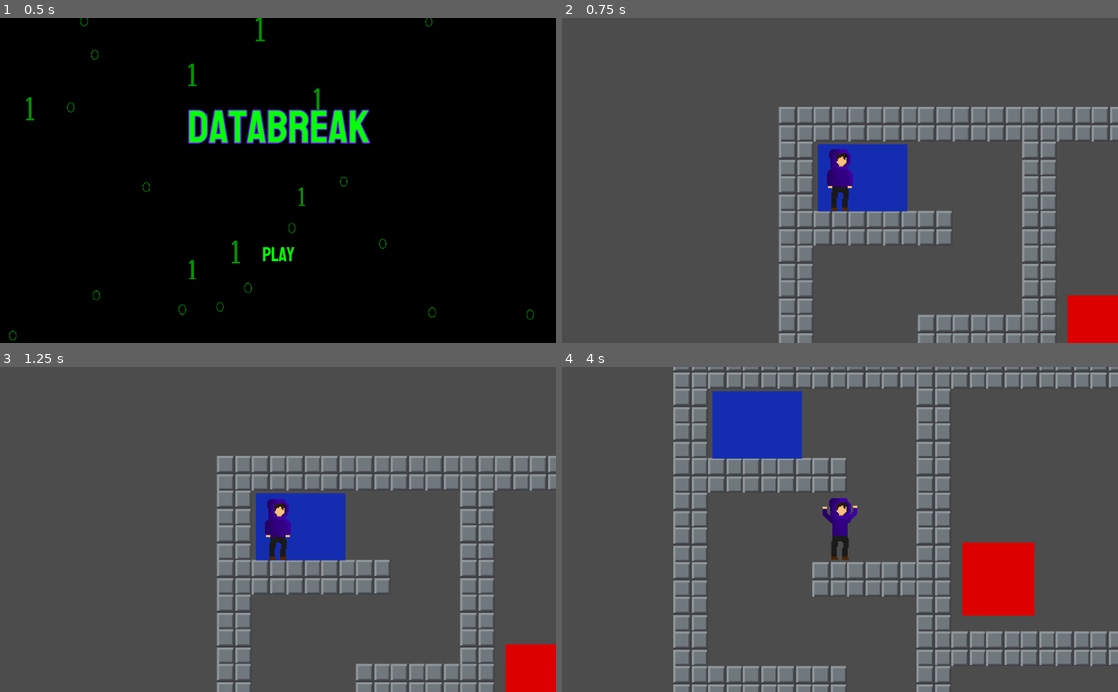
Above: before the commit, frames 1-4 (two rows, left to right).
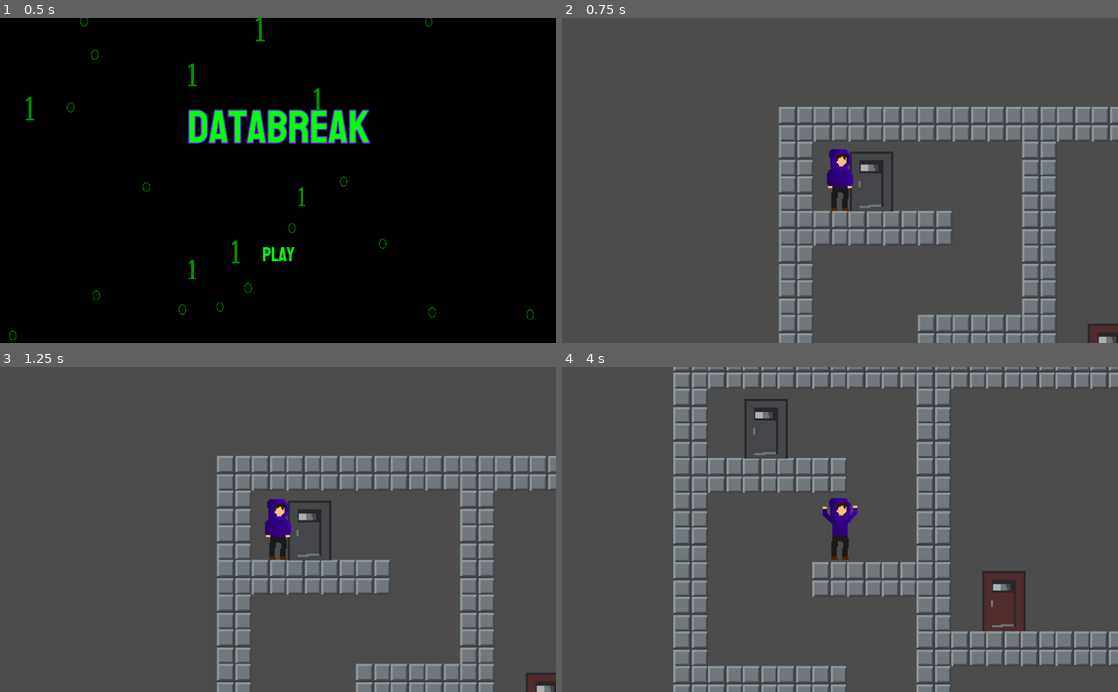
Above: after the commit, the same moments.

Repository: ncbarber/final-Databreak
Game: Godot game, scene res://ScreenStart/ScreenStart.tscn
Two runs of this game, one before a commit and one after it. Both use one fixed random seed, a clock stepped at 60 frames per second and the inputs below.
Inputs:
- Up to frame 1 (0.5 s): no input
- Up to frame 2 (0.75 s): click "Play" at 0.5 s
- Up to frame 3 (1.25 s): no input
- Up to frame 4 (4 s): tap Enter at 1.25 s; hold Right (move_right) 1.28-2.78 s; tap Space (jump) at 1.52, 2.27, 3.77 s; hold Left (move_left) 2.78-3.53 s; hold Right (move_right) from 3.53 s (still down)

Frame 1 is identical in both runs. In frame 2, 4.1% of the frame differs, in the area x 46-100%, y 38-100%; in frame 3, 4.1%; in frame 4, 6.7%, in the area x 27-85%, y 7-82%.

Commit message:
Change the colored areas to doors for all levels

Diff:
--- a/project/Level/Rooms/RoomFour/RoomFour.tscn
+++ b/project/Level/Rooms/RoomFour/RoomFour.tscn
@@ -1,8 +1,10 @@
-[gd_scene load_steps=13 format=2]
+[gd_scene load_steps=15 format=2]
 
 [ext_resource path="res://Level/planetMid.png" type="Texture" id=1]
 [ext_resource path="res://Level/Rooms/RoomFour/RoomFour.gd" type="Script" id=2]
 [ext_resource path="res://Level/Databreak_LevelBlocks.png" type="Texture" id=3]
+[ext_resource path="res://Level/Databreat_LevelDoor1.png" type="Texture" id=4]
+[ext_resource path="res://Level/Databreat_LevelDoor2.png" type="Texture" id=5]
 
 [sub_resource type="ConvexPolygonShape2D" id=1]
 points = PoolVector2Array( 0, 0, 128, 0, 128, 128, 0, 128 )
@@ -157,10 +159,10 @@
 5/z_index = 0
 
 [sub_resource type="RectangleShape2D" id=8]
-extents = Vector2( 164.09, 130.314 )
+extents = Vector2( 83.1812, 111.413 )
 
 [sub_resource type="RectangleShape2D" id=9]
-extents = Vector2( 136.209, 134.254 )
+extents = Vector2( 82.2354, 109.044 )
 
 [node name="RoomFour" type="Node2D"]
 script = ExtResource( 2 )
@@ -172,36 +174,26 @@
 format = 1
 tile_data = PoolIntArray( -393217, 2, 0, -458752, 2, 0, -458751, 2, 0, -458750, 2, 0, -458749, 2, 0, -458748, 2, 0, -45 …(2397 unchanged characters)…
 
-[node name="Spawn" type="ColorRect" parent="."]
-margin_left = 15.1821
-margin_top = -757.746
-margin_right = 344.182
-margin_bottom = -510.746
-color = Color( 0.0823529, 0.180392, 0.694118, 1 )
-__meta__ = {
-"_edit_use_anchors_": false
-}
+[node name="Spawn" type="Sprite" parent="."]
+position = Vector2( 212.595, -639.016 )
+texture = ExtResource( 4 )
 
 [node name="SpawnArea" type="Area2D" parent="Spawn"]
 position = Vector2( 160, 126.253 )
 
 [node name="SpawnCollision" type="CollisionShape2D" parent="Spawn/SpawnArea"]
+position = Vector2( -158.846, -109.457 )
 shape = SubResource( 8 )
 
-[node name="Door" type="ColorRect" parent="."]
-margin_left = 935.182
-margin_top = -200.492
-margin_right = 1200.18
-margin_bottom = 68.5077
-color = Color( 0.870588, 0, 0, 1 )
-__meta__ = {
-"_edit_use_anchors_": false
-}
+[node name="Door" type="Sprite" parent="."]
+position = Vector2( 1088.95, -3.3289 )
+texture = ExtResource( 5 )
 
 [node name="DoorArea" type="Area2D" parent="Door"]
 position = Vector2( 128.262, 141.493 )
 
 [node name="DoorCollision" type="CollisionShape2D" parent="Door/DoorArea"]
+position = Vector2( -125.405, -123.817 )
 shape = SubResource( 9 )
 
 [connection signal="body_entered" from="Spawn/SpawnArea" to="." method="_on_SpawnArea_body_entered"]
--- a/project/Level/Rooms/RoomOne/RoomOne.tscn
+++ b/project/Level/Rooms/RoomOne/RoomOne.tscn
@@ -1,7 +1,9 @@
-[gd_scene load_steps=11 format=2]
+[gd_scene load_steps=13 format=2]
 
+[ext_resource path="res://Level/Databreat_LevelDoor1.png" type="Texture" id=1]
 [ext_resource path="res://Level/Rooms/RoomOne/RoomOne.gd" type="Script" id=2]
 [ext_resource path="res://Level/Databreak_LevelBlocks.png" type="Texture" id=3]
+[ext_resource path="res://Level/Databreat_LevelDoor2.png" type="Texture" id=4]
 
 [sub_resource type="ConvexPolygonShape2D" id=2]
 points = PoolVector2Array( 0, 0, 128, 0, 128, 128, 0, 128 )
@@ -126,10 +128,10 @@
 5/z_index = 0
 
 [sub_resource type="RectangleShape2D" id=8]
-extents = Vector2( 164.09, 130.314 )
+extents = Vector2( 84.7624, 115.04 )
 
 [sub_resource type="RectangleShape2D" id=9]
-extents = Vector2( 136.209, 134.254 )
+extents = Vector2( 84.1011, 114.289 )
 
 [node name="RoomOne" type="Node2D"]
 script = ExtResource( 2 )
@@ -141,36 +143,26 @@
 format = 1
 tile_data = PoolIntArray( -393217, 1, 0, -458752, 1, 0, -458751, 1, 0, -458750, 1, 0, -458749, 1, 0, -458748, 1, 0, -45 …(2648 unchanged characters)…
 
-[node name="Spawn" type="ColorRect" parent="."]
-margin_left = 71.1821
-margin_top = 730.254
-margin_right = 400.182
-margin_bottom = 977.254
-color = Color( 0.0823529, 0.180392, 0.694118, 1 )
-__meta__ = {
-"_edit_use_anchors_": false
-}
+[node name="Spawn" type="Sprite" parent="."]
+position = Vector2( 199.657, 899.769 )
+texture = ExtResource( 1 )
 
 [node name="SpawnArea" type="Area2D" parent="Spawn"]
 position = Vector2( 160, 126.253 )
 
 [node name="SpawnCollision" type="CollisionShape2D" parent="Spawn/SpawnArea"]
+position = Vector2( -161.817, -106.38 )
 shape = SubResource( 8 )
 
-[node name="Door" type="ColorRect" parent="."]
-margin_left = 71.1821
-margin_top = -224.492
-margin_right = 336.182
-margin_bottom = 44.5077
-color = Color( 0.870588, 0, 0, 1 )
-__meta__ = {
-"_edit_use_anchors_": false
-}
+[node name="Door" type="Sprite" parent="."]
+position = Vector2( 193.482, 1.07033 )
+texture = ExtResource( 4 )
 
 [node name="DoorArea" type="Area2D" parent="Door"]
 position = Vector2( 128.262, 141.493 )
 
 [node name="DoorCollision" type="CollisionShape2D" parent="Door/DoorArea"]
+position = Vector2( -132.936, -120.208 )
 shape = SubResource( 9 )
 
 [connection signal="body_entered" from="Spawn/SpawnArea" to="." method="_on_SpawnArea_body_entered"]
--- a/project/Level/Rooms/RoomThree/RoomThree.tscn
+++ b/project/Level/Rooms/RoomThree/RoomThree.tscn
@@ -1,8 +1,10 @@
-[gd_scene load_steps=14 format=2]
+[gd_scene load_steps=16 format=2]
 
 [ext_resource path="res://Level/planetMid.png" type="Texture" id=1]
 [ext_resource path="res://Level/Rooms/RoomThree/RoomThree.gd" type="Script" id=2]
 [ext_resource path="res://Level/Databreak_LevelBlocks.png" type="Texture" id=3]
+[ext_resource path="res://Level/Databreat_LevelDoor1.png" type="Texture" id=4]
+[ext_resource path="res://Level/Databreat_LevelDoor2.png" type="Texture" id=5]
 
 [sub_resource type="ConvexPolygonShape2D" id=1]
 points = PoolVector2Array( 0, 0, 128, 0, 128, 128, 0, 128 )
@@ -167,10 +169,10 @@
 5/z_index = 0
 
 [sub_resource type="RectangleShape2D" id=9]
-extents = Vector2( 164.09, 130.314 )
+extents = Vector2( 82.7549, 110.16 )
 
 [sub_resource type="RectangleShape2D" id=10]
-extents = Vector2( 136.209, 134.254 )
+extents = Vector2( 79.5483, 116.647 )
 
 [node name="RoomThree" type="Node2D"]
 script = ExtResource( 2 )
@@ -182,36 +184,26 @@
 format = 1
 tile_data = PoolIntArray( -458713, 1, 0, -458712, 1, 0, -458711, 1, 0, -458710, 1, 0, -458709, 1, 0, -458708, 1, 0, -45 …(3161 unchanged characters)…
 
-[node name="Spawn" type="ColorRect" parent="."]
-margin_left = 199.182
-margin_top = -701.746
-margin_right = 528.182
-margin_bottom = -454.746
-color = Color( 0.0823529, 0.180392, 0.694118, 1 )
-__meta__ = {
-"_edit_use_anchors_": false
-}
+[node name="Spawn" type="Sprite" parent="."]
+position = Vector2( 367.071, -512.201 )
+texture = ExtResource( 4 )
 
 [node name="SpawnArea" type="Area2D" parent="Spawn"]
 position = Vector2( 160, 126.253 )
 
 [node name="SpawnCollision" type="CollisionShape2D" parent="Spawn/SpawnArea"]
+position = Vector2( -161.22, -108.894 )
 shape = SubResource( 9 )
 
-[node name="Door" type="ColorRect" parent="."]
-margin_left = 4015.18
-margin_top = 431.508
-margin_right = 4280.18
-margin_bottom = 700.508
-color = Color( 0.870588, 0, 0, 1 )
-__meta__ = {
-"_edit_use_anchors_": false
-}
+[node name="Door" type="Sprite" parent="."]
+position = Vector2( 4181.38, 640.508 )
+texture = ExtResource( 5 )
 
 [node name="DoorArea" type="Area2D" parent="Door"]
 position = Vector2( 128.262, 141.493 )
 
 [node name="DoorCollision" type="CollisionShape2D" parent="Door/DoorArea"]
+position = Vector2( -128.145, -120.136 )
 shape = SubResource( 10 )
 
 [connection signal="body_entered" from="Spawn/SpawnArea" to="." method="_on_SpawnArea_body_entered"]
